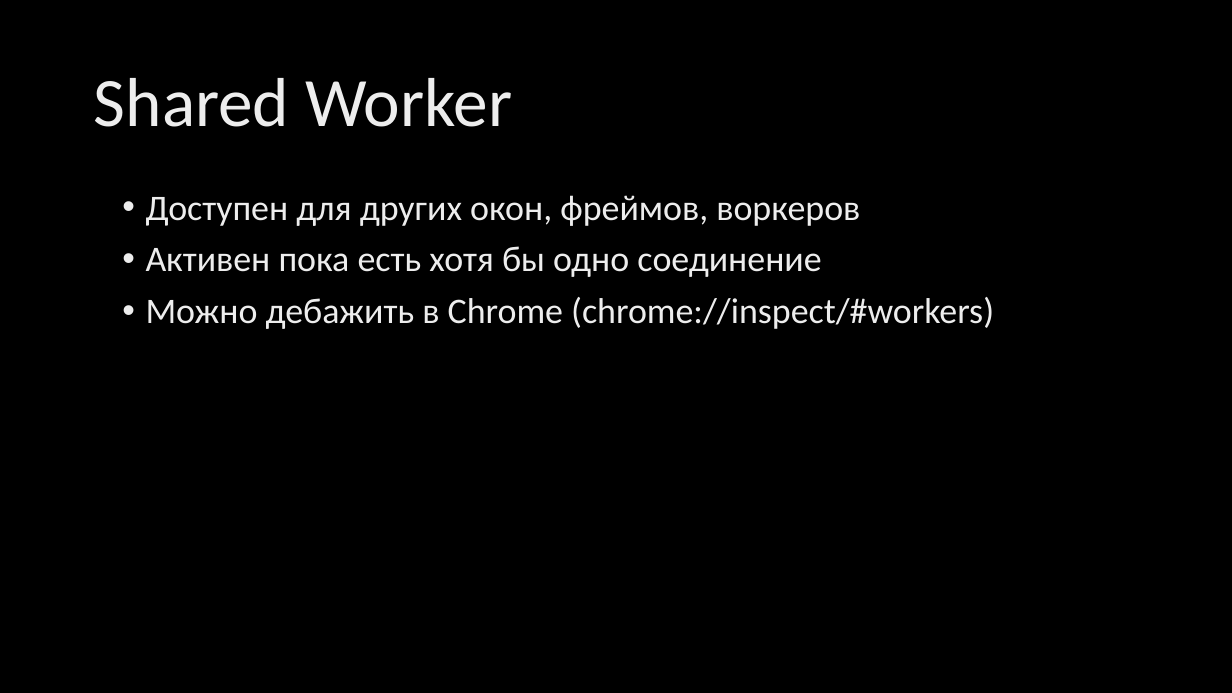
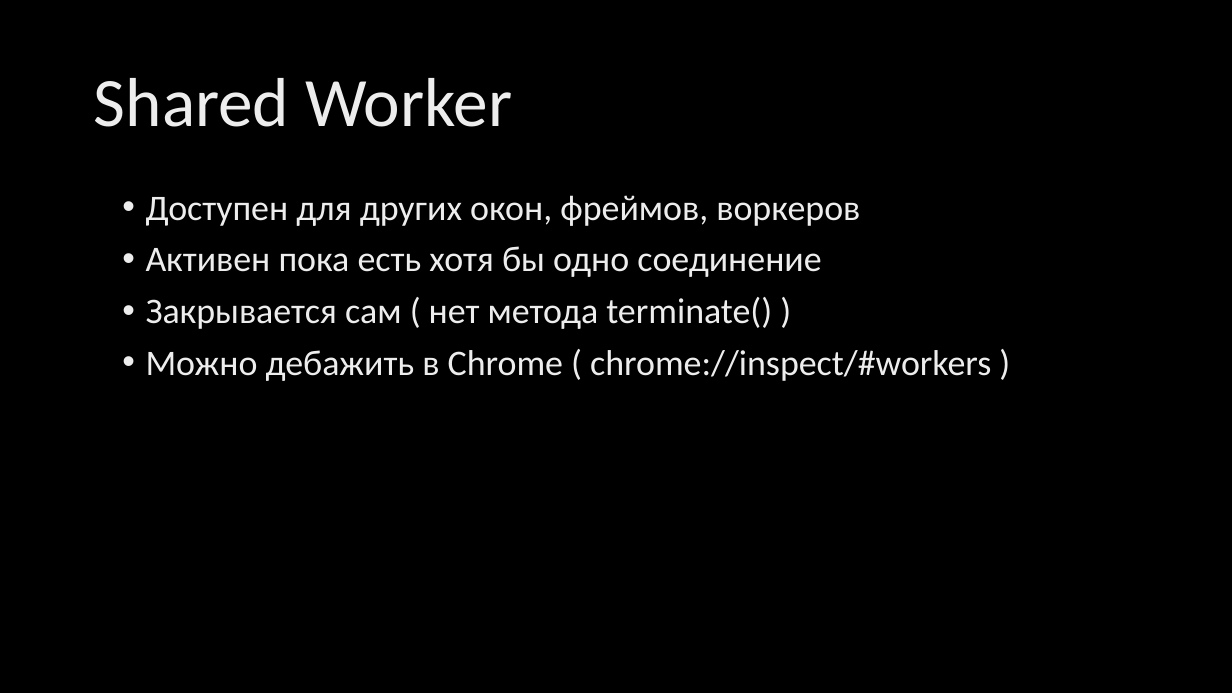
Before and after one commit to Godastan/js-examples, a slide deck: slide 6 of _techtalk/Workers.pptx (slide 5 before the commit). Drawn at 1232x693 pixels with LibreOffice and Linux fonts; fonts in the diff are those of the drawing; background and template pictures are left out. Boxes give left, top, right and bottom in pixels: in the first picture for what was removed or moved away, otherwise in the second. Text is boxed around its words. In the diff, an @@ line names an element or a change of style, - is before the commit and + after.

```diff
--- a/_techtalk/Workers.pptx
+++ b/_techtalk/Workers.pptx
@@ text at box(146, 297, 991, 381): text changed @@
-• Можно дебажить в Chrome (chrome://inspect/#workers)
+• Закрывается сам ( нет метода terminate() )
+• Можно дебажить в Chrome ( chrome://inspect/#workers )
```
Also in this commit, not shown: 5 slides added, 6 other files.
